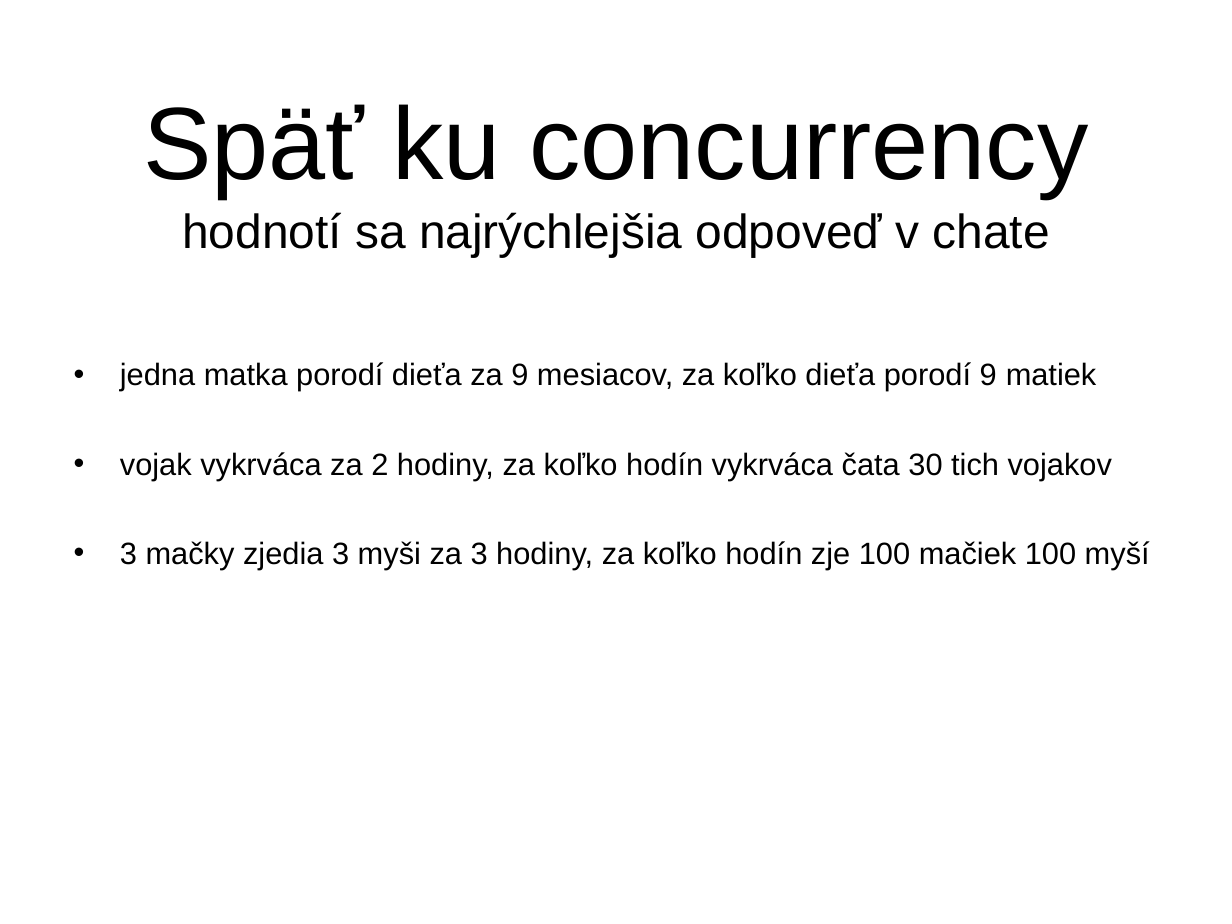
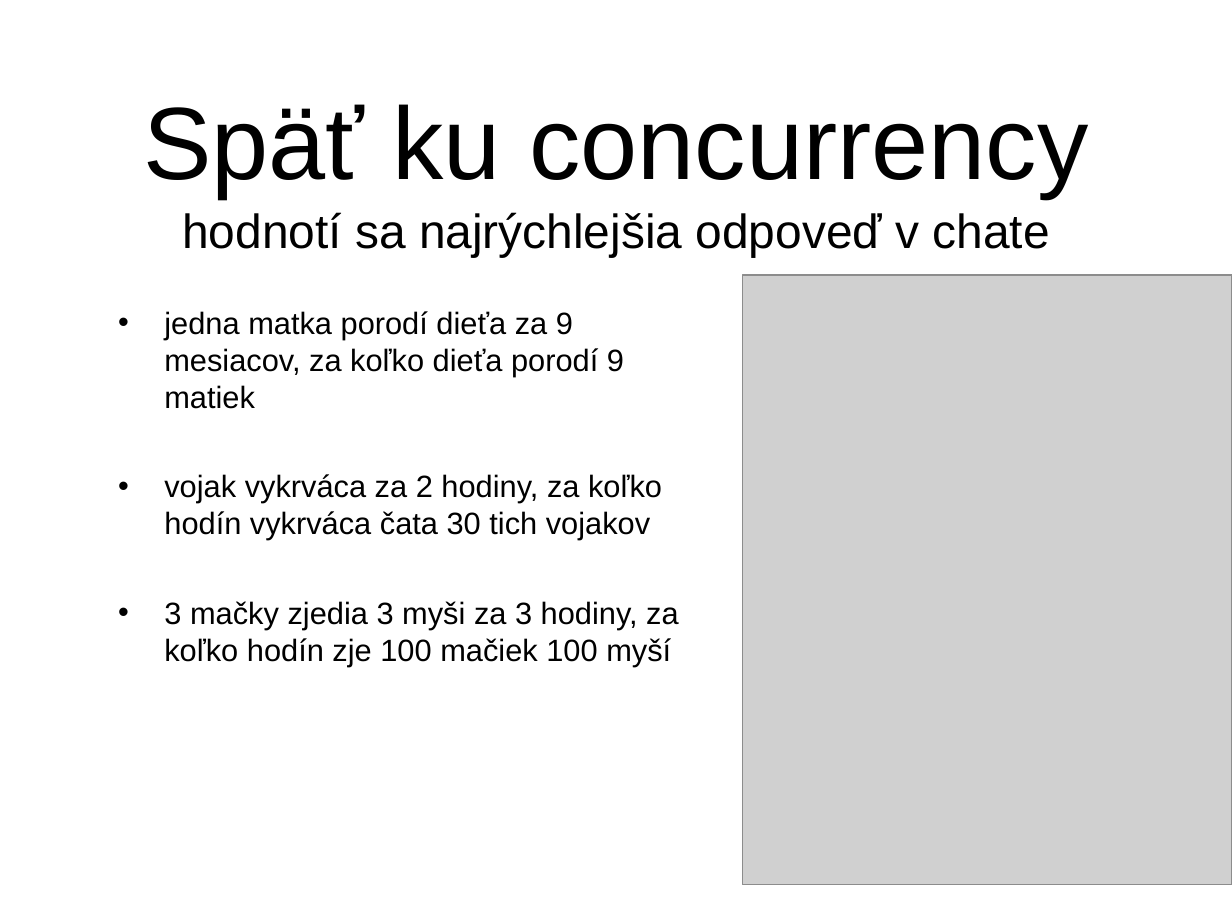
Before and after one commit to Programovanie4/Prednasky, a slide deck: slide 20 of 10/10_java.ppt (slide 36 before the commit). Drawn at 1232x924 pixels with LibreOffice and Linux fonts; fonts in the diff are those of the drawing; grey boxes stand for pictures. Boxes give left, top, right and bottom in pixels: in the first picture for what was removed or moved away, otherwise in the second. Text is boxed around its words. In the diff, an @@ line names an element or a change of style, - is before the commit and + after.

```diff
--- a/10/10_java.ppt
+++ b/10/10_java.ppt
@@ text "jedna matka porodí dieťa za ..." rewrapped from box(120, 362, 1150, 570) to box(164, 311, 679, 666) @@
@@ picture added at box(742, 275, 1232, 885) @@
```
Also in this commit, not shown: 7 other slides changed, 1 slide removed, 7 other files.
